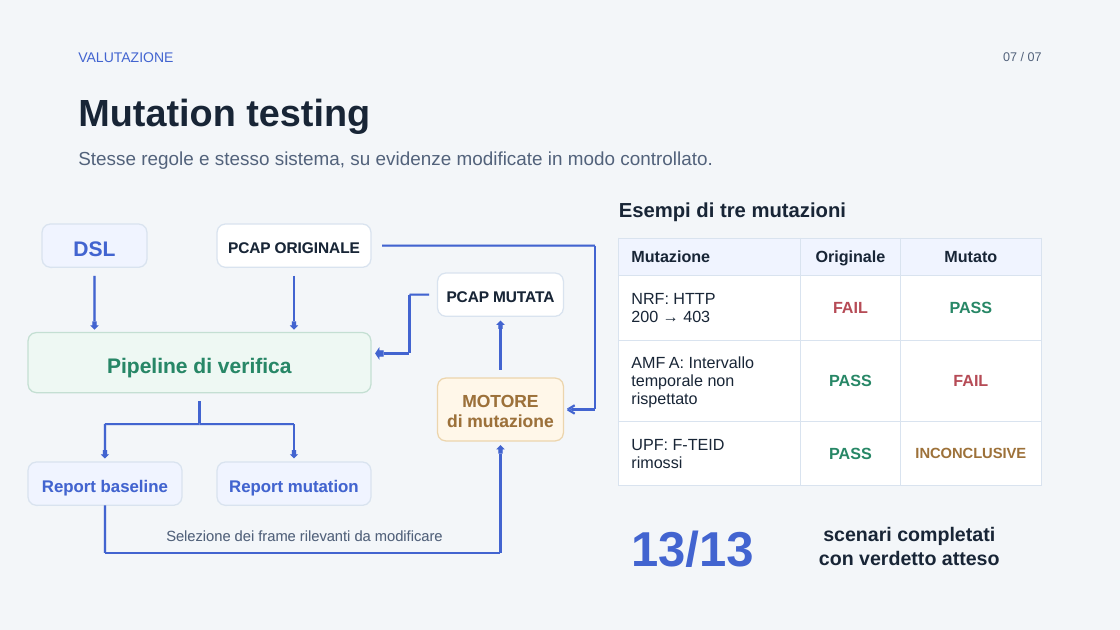
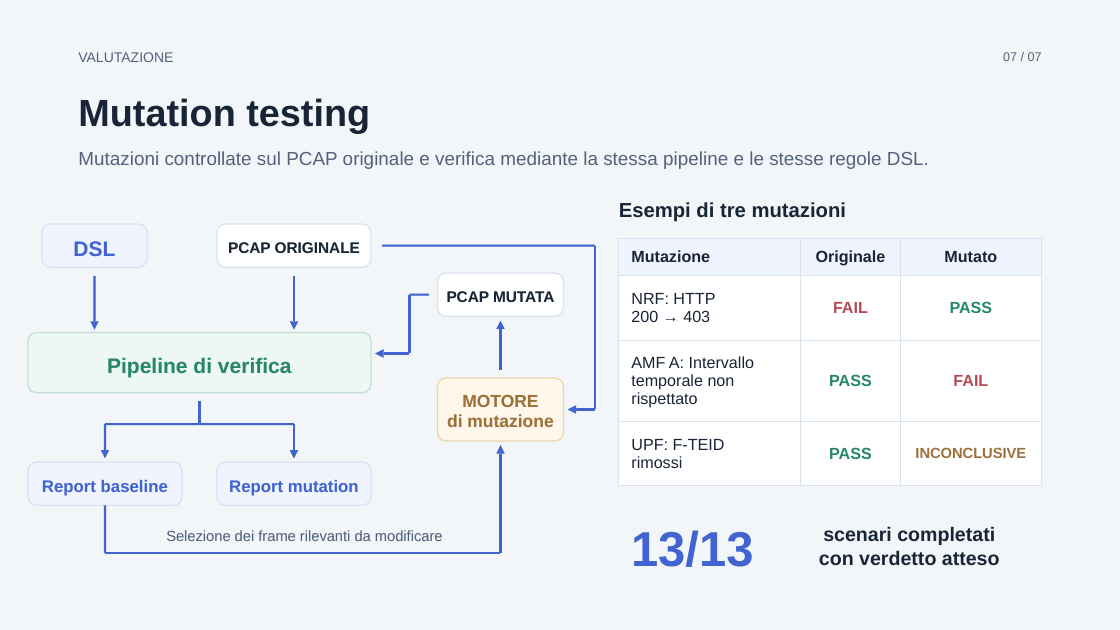
Before and after one commit to desila23/5g-security-assurance-thesis, a slide deck: slide 7 of 5g-thesis-presentation-5min/tesi-5min.pptx. Drawn at 1120x630 pixels with LibreOffice and Linux fonts; fonts in the diff are those of the drawing. Boxes give left, top, right and bottom in pixels: in the first picture for what was removed or moved away, otherwise in the second. Text is boxed around its words. In the diff, an @@ line names an element or a change of style, - is before the commit and + after.

```diff
--- a/5g-thesis-presentation-5min/tesi-5min.pptx
+++ b/5g-thesis-presentation-5min/tesi-5min.pptx
@@ text "VALUTAZIONE" at (78, 52, 173, 62): text colour #4264D0 to #52627B @@
@@ text at (78, 151, 929, 169): text changed @@
-Stesse regole e stesso sistema, su evidenze modificate in modo controllato.
+Mutazioni controllate sul PCAP originale e verifica mediante la stessa pipeline e le stesse regole DSL.
@@ up arrow to triangle in 4 elements at (497, 445, 505, 453), (497, 445, 505, 453), (497, 320, 505, 329), (497, 320, 505, 329) @@
@@ left arrow removed at (375, 347, 383, 360) @@
@@ left arrow removed at (375, 347, 383, 360) @@
@@ triangle added at (375, 349, 383, 357), fill #C7D2EF @@
@@ triangle added at (375, 349, 383, 357), fill #4264D0 @@
@@ line removed from (574, 405) to (568, 409) @@
@@ line removed from (574, 405) to (568, 409) @@
@@ line removed from (568, 409) to (574, 414) @@
@@ line removed from (568, 409) to (574, 414) @@
@@ triangle added at (568, 405, 576, 413), fill #C7D2EF @@
@@ triangle added at (568, 405, 576, 413), fill #4264D0 @@
@@ line moved from (568, 409) - (595, 409) to (576, 409) - (595, 409) @@
@@ line moved from (568, 409) - (595, 409) to (576, 409) - (595, 409) @@
@@ down arrow to triangle; rotation 0 to 180 degrees in 8 elements at (90, 321, 98, 329), (90, 321, 98, 329), (290, 321, 298, 329), (290, 321, 298, 329), (101, 450, 109, 458), (101, 450, 109, 458), (290, 450, 298, 458), (290, 450, 298, 458) @@
```
Also in this commit, not shown: 5 other slides changed, 4 other files.
